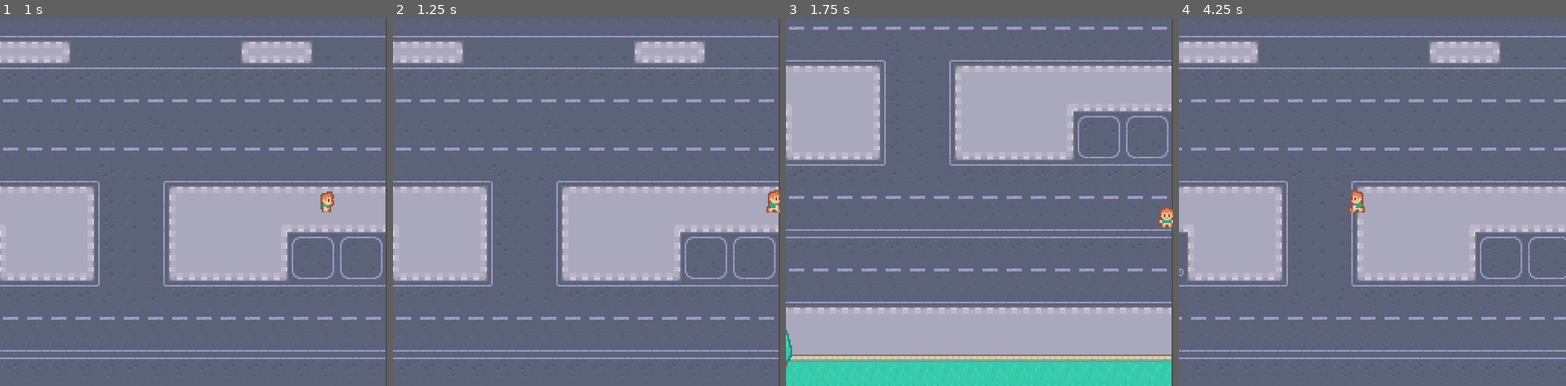
Above: before the commit, frames 1-4 (left to right).
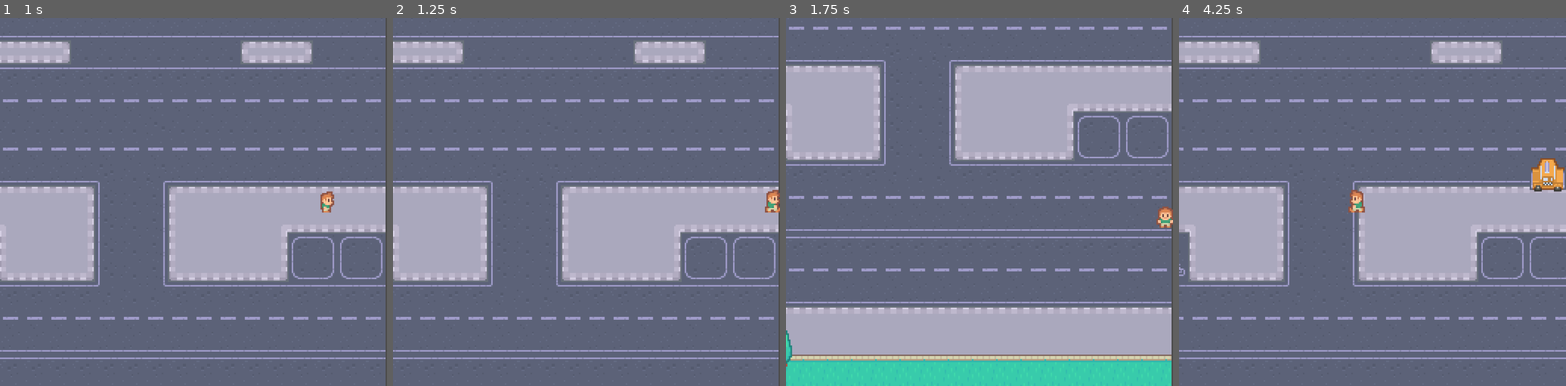
Above: after the commit, the same moments.

Repository: emilyahmad/closet-game
Game: Godot game, scene res://game.tscn
Two runs of this game, one before a commit and one after it. Both use one fixed random seed, a clock stepped at 60 frames per second and the inputs below.
Inputs:
- Up to frame 1 (1 s): tap Enter at 0.5 s; hold Right (right) from 0.53 s (still down); tap Space (confirm) at 0.6 s
- Up to frame 2 (1.25 s): keep holding Right (right)
- Up to frame 3 (1.75 s): release Right (right) at 1.28 s; hold Down (down) from 1.28 s (still down); tap Alt at 1.35 s
- Up to frame 4 (4.25 s): release Down (down) at 2.03 s; hold Right (right) 2.03-2.78 s; tap Shift at 2.1 s; hold Up (up) 2.78-3.53 s; tap Space (confirm) at 2.85 s; hold Left (left) from 3.53 s (still down); tap Alt at 3.6 s

Frame 1 is identical in both runs. In frame 2, 0.1% of the frame differs, in the area x 96-100%, y 46-53%; in frame 3, 0.1%; in frame 4, 3.0%, in the area x 0-100%, y 4-93%.

Commit message:
started implmeenting cars

Diff:
--- /dev/null
+++ b/car.gd
@@ -0,0 +1,11 @@
+extends Area2D
+
+var direction = Vector2.LEFT
+var speed = 2
+
+func _process(delta: float) -> void:
+	position += direction * speed
+
+
+func _on_visible_on_screen_notifier_2d_screen_exited() -> void:
+	queue_free()
--- /dev/null
+++ b/car.tscn
@@ -0,0 +1,21 @@
+[gd_scene load_steps=4 format=3 uid="uid://t7aqlu112w4w"]
+
+[ext_resource type="Texture2D" uid="uid://ded8huv3lr1a7" path="res://graphics/cars/yellow.png" id="1_7822p"]
+[ext_resource type="Script" uid="uid://bq6dkgidbw62w" path="res://car.gd" id="1_uoj53"]
+
+[sub_resource type="RectangleShape2D" id="RectangleShape2D_uoj53"]
+size = Vector2(24, 15)
+
+[node name="Car" type="Area2D"]
+script = ExtResource("1_uoj53")
+
+[node name="CollisionShape2D" type="CollisionShape2D" parent="."]
+position = Vector2(0, 2.5)
+shape = SubResource("RectangleShape2D_uoj53")
+
+[node name="Sprite2D" type="Sprite2D" parent="."]
+texture = ExtResource("1_7822p")
+
+[node name="VisibleOnScreenNotifier2D" type="VisibleOnScreenNotifier2D" parent="."]
+
+[connection signal="screen_exited" from="VisibleOnScreenNotifier2D" to="." method="_on_visible_on_screen_notifier_2d_screen_exited"]
--- /dev/null
+++ b/game.gd
@@ -0,0 +1,16 @@
+extends Node2D
+
+var car_scene: PackedScene = preload("res://car.tscn")
+
+func _on_finish_area_2d_body_entered(body: Node2D) -> void:
+	print(body)
+	print("has entered")
+
+
+func _on_car_timer_timeout() -> void:
+	#whenever triggered, attach instance of car scene
+	#and add to game
+	var car = car_scene.instantiate() as Area2D
+	$Objects.add_child(car)
+	var pos_marker = $CarStartPositions.get_children().pick_random() as Marker2D
+	car.position = pos_marker.position
--- a/game.tscn
+++ b/game.tscn
@@ -1,6 +1,7 @@
-[gd_scene load_steps=6 format=3 uid="uid://bl0yll64dgru1"]
+[gd_scene load_steps=7 format=3 uid="uid://bl0yll64dgru1"]
 
 [ext_resource type="Texture2D" uid="uid://doghmovcgeltw" path="res://graphics/map.png" id="1_e2o6t"]
+[ext_resource type="Script" uid="uid://dnh562y3yxsbc" path="res://game.gd" id="1_fc0e3"]
 [ext_resource type="PackedScene" uid="uid://bvlksommhalib" path="res://player.tscn" id="2_feb5d"]
 [ext_resource type="PackedScene" uid="uid://b5h5odv6dclq5" path="res://exercise_object.tscn" id="3_feb5d"]
 
@@ -11,14 +12,10 @@
 size = Vector2(410, 20)
 
 [node name="Game" type="Node2D"]
+script = ExtResource("1_fc0e3")
 
-[node name="Sprite2D" type="Sprite2D" parent="."]
+[node name="BG" type="Sprite2D" parent="."]
 texture = ExtResource("1_e2o6t")
-
-[node name="Player" parent="." instance=ExtResource("2_feb5d")]
-position = Vector2(63, 27)
-
-[node name="Tree" parent="." instance=ExtResource("3_feb5d")]
 
 [node name="Borders" type="Node2D" parent="."]
 
@@ -32,7 +29,7 @@
 position = Vector2(407, 0)
 
 [node name="CollisionShape2D" type="CollisionShape2D" parent="Borders/StaticBody2D2"]
-position = Vector2(-203, -7)
+position = Vector2(-204, -19)
 shape = SubResource("RectangleShape2D_feb5d")
 
 [node name="StaticBody2D3" type="StaticBody2D" parent="Borders"]
@@ -44,3 +41,55 @@
 [node name="CollisionShape2D2" type="CollisionShape2D" parent="Borders/StaticBody2D3"]
 position = Vector2(0, 330)
 shape = SubResource("RectangleShape2D_fc0e3")
+
+[node name="FinishArea2D" type="Area2D" parent="Borders"]
+
+[node name="CollisionPolygon2D" type="CollisionPolygon2D" parent="Borders/FinishArea2D"]
+polygon = PackedVector2Array(-191, -320, -192, -178, 192, -180, 191, -321)
+
+[node name="Timer2" type="Timer" parent="."]
+
+[node name="CarTimer" type="Timer" parent="Timer2"]
+autostart = true
+
+[node name="Objects" type="Node2D" parent="."]
+
+[node name="Player" parent="Objects" instance=ExtResource("2_feb5d")]
+position = Vector2(63, 27)
+
+[node name="Tree" parent="Objects" instance=ExtResource("3_feb5d")]
+
+[node name="CarStartPositions" type="Node2D" parent="."]
+
+[node name="Marker2D" type="Marker2D" parent="CarStartPositions"]
+position = Vector2(204, 9)
+
+[node name="Marker2D6" type="Marker2D" parent="CarStartPositions"]
+position = Vector2(-204, 0)
+
+[node name="Marker2D7" type="Marker2D" parent="CarStartPositions"]
+position = Vector2(-204, -34)
+
+[node name="Marker2D8" type="Marker2D" parent="CarStartPositions"]
+position = Vector2(-204, -56)
+
+[node name="Marker2D9" type="Marker2D" parent="CarStartPositions"]
+position = Vector2(-204, -98)
+
+[node name="Marker2D10" type="Marker2D" parent="CarStartPositions"]
+position = Vector2(-204, -122)
+
+[node name="Marker2D2" type="Marker2D" parent="CarStartPositions"]
+position = Vector2(204, -110)
+
+[node name="Marker2D3" type="Marker2D" parent="CarStartPositions"]
+position = Vector2(204, -87)
+
+[node name="Marker2D4" type="Marker2D" parent="CarStartPositions"]
+position = Vector2(204, -47)
+
+[node name="Marker2D5" type="Marker2D" parent="CarStartPositions"]
+position = Vector2(204, -15)
+
+[connection signal="body_entered" from="Borders/FinishArea2D" to="." method="_on_finish_area_2d_body_entered"]
+[connection signal="timeout" from="Timer2/CarTimer" to="." method="_on_car_timer_timeout"]
Not shown, added: car.gd.uid
Not shown, added: game.gd.uid
